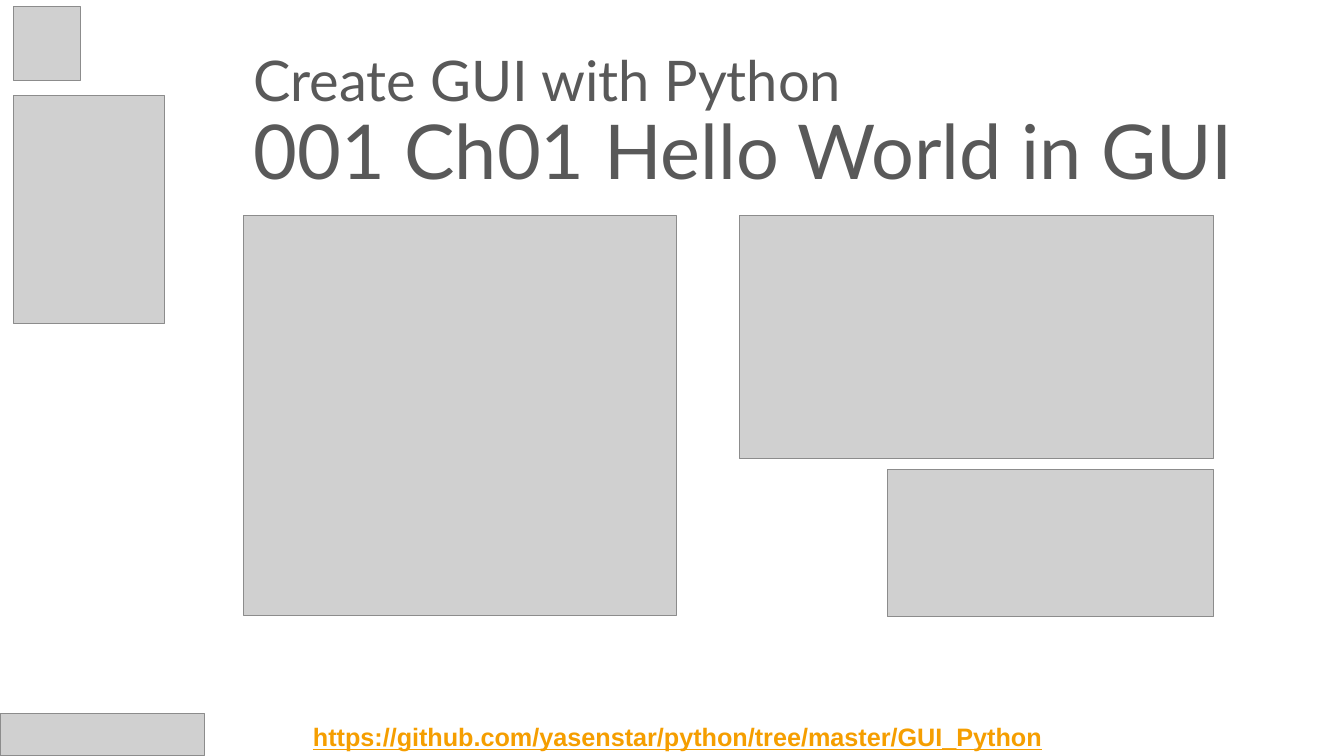
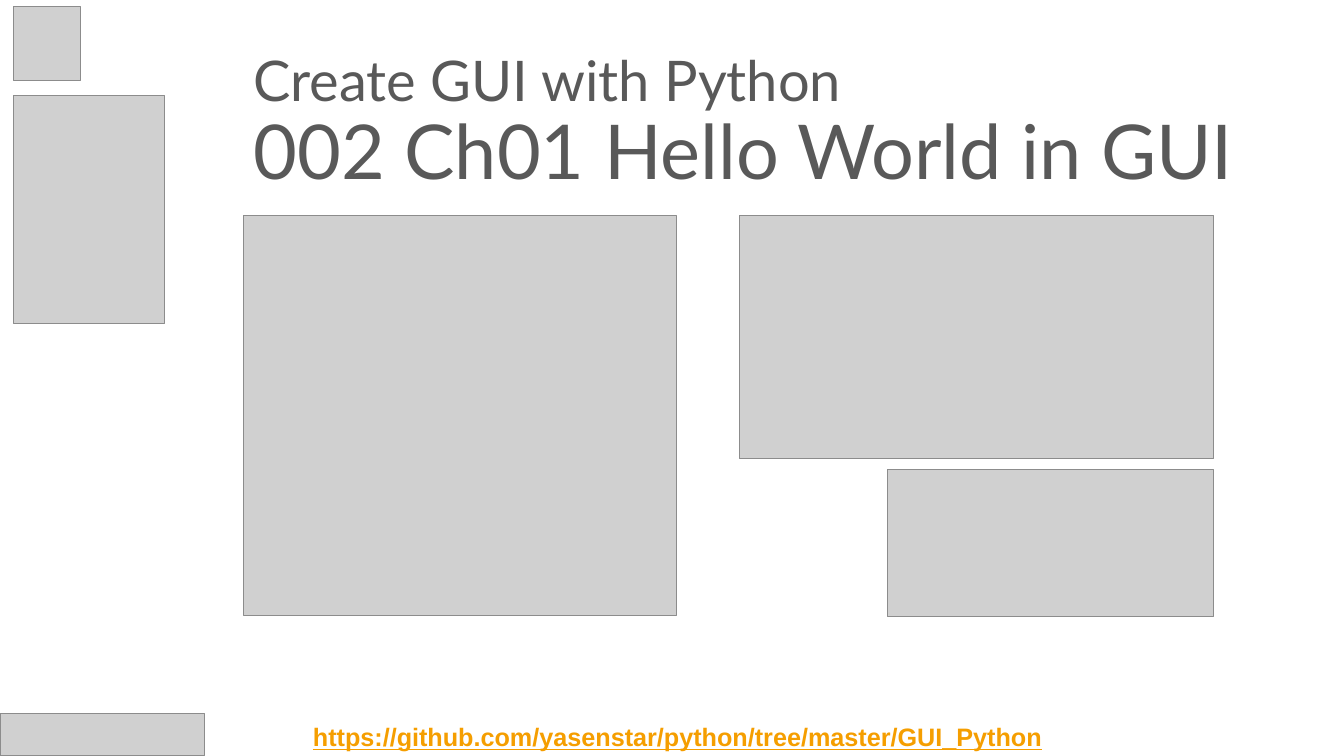
Before and after one commit to yasenstar/python, a slide deck: slide 2 of GUI_Python/Create_GUI_with_Python.pptx. Drawn at 1344x756 pixels with LibreOffice and Linux fonts; fonts in the diff are those of the drawing; grey boxes stand for pictures; background and template pictures are left out. Boxes give left, top, right and bottom in pixels: in the first picture for what was removed or moved away, otherwise in the second. Text is boxed around its words. In the diff, an @@ line names an element or a change of style, - is before the commit and + after.

Commit message:
prepare GUI with Python 003

```diff
--- a/GUI_Python/Create_GUI_with_Python.pptx
+++ b/GUI_Python/Create_GUI_with_Python.pptx
@@ title at [254,59,1233,180]: text changed @@
-Create GUI with Python
-001 Ch01 Hello World in GUI
+Create GUI with Python
+002 Ch01 Hello World in GUI
```
Also in this commit, not shown: 2 slides added, 2 other files.
